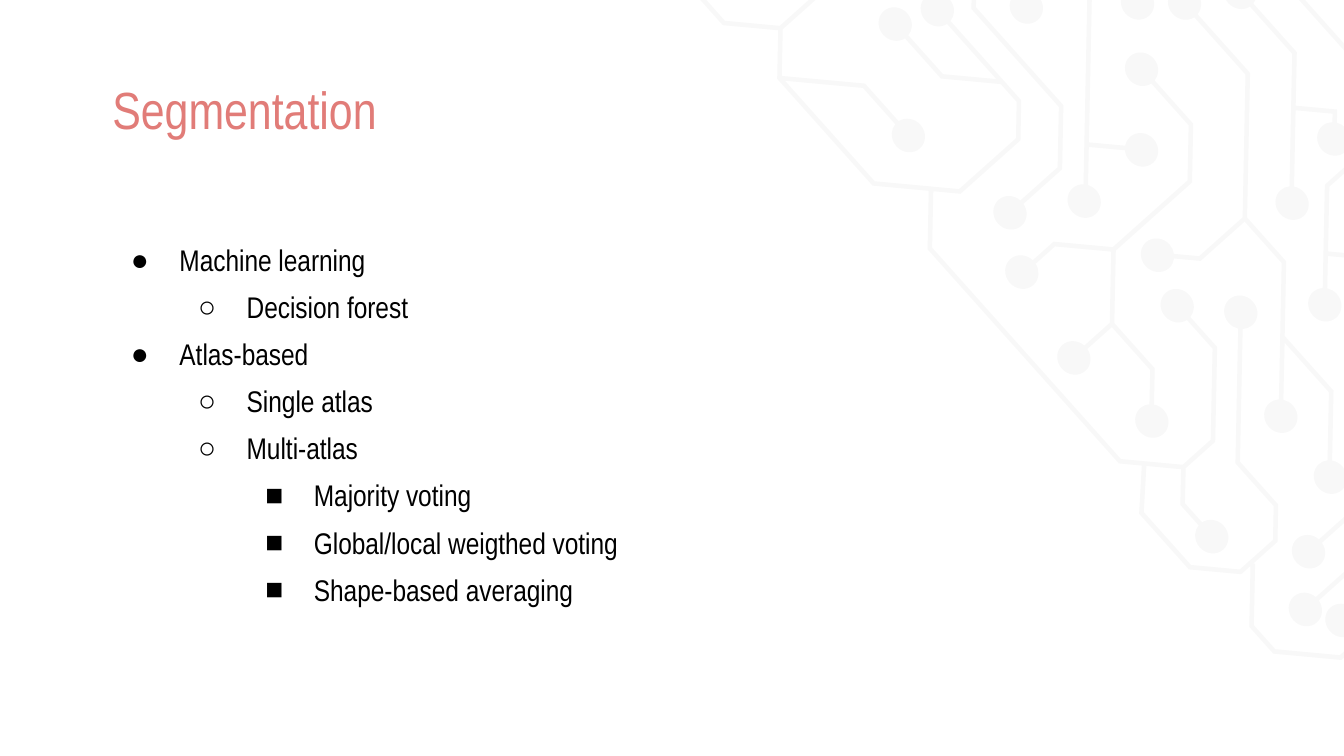
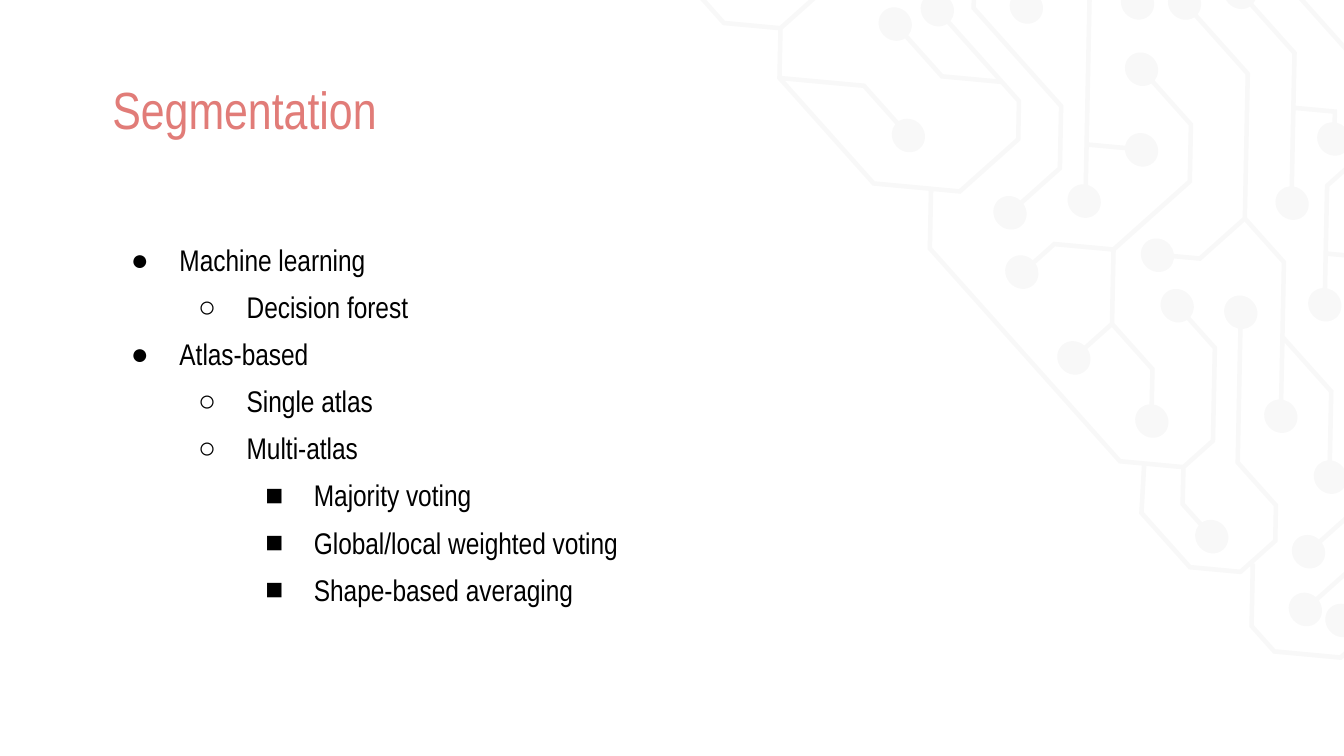
Before and after one commit to uro1012/MIALab, a slide deck: slide 4 of presentation/Presentation.pptx. Drawn at 1344x756 pixels with LibreOffice and Linux fonts; fonts in the diff are those of the drawing. Boxes give left, top, right and bottom in pixels: in the first picture for what was removed or moved away, otherwise in the second. Text is boxed around its words. In the diff, an @@ line names an element or a change of style, - is before the commit and + after.

Commit message:
fixed some typos

```diff
--- a/presentation/Presentation.pptx
+++ b/presentation/Presentation.pptx
@@ text at (314, 532, 618, 560): text changed @@
-    ■ Global/local weigthed voting
+    ■ Global/local weighted voting
```
Also in this commit, not shown: 2 other slides changed.
